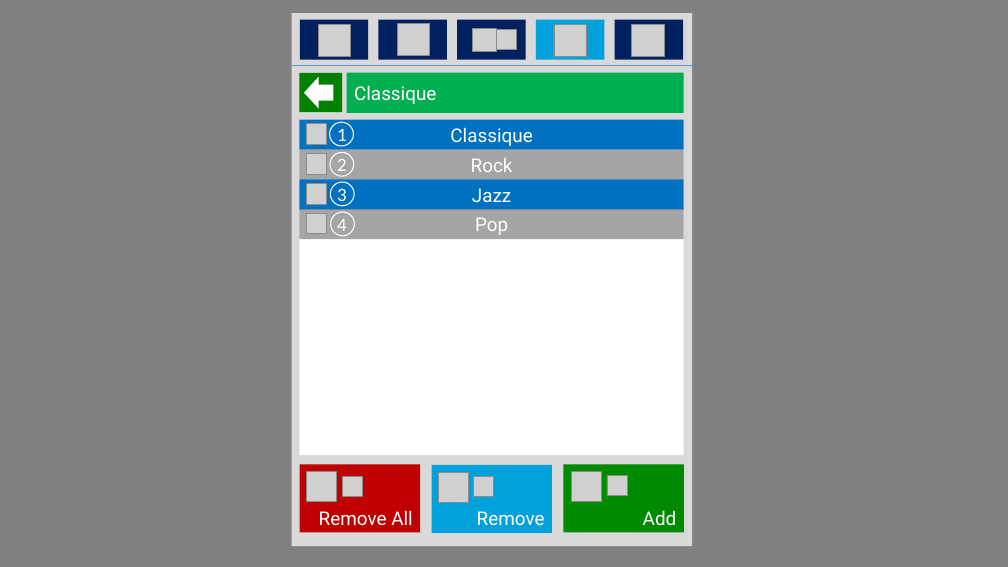
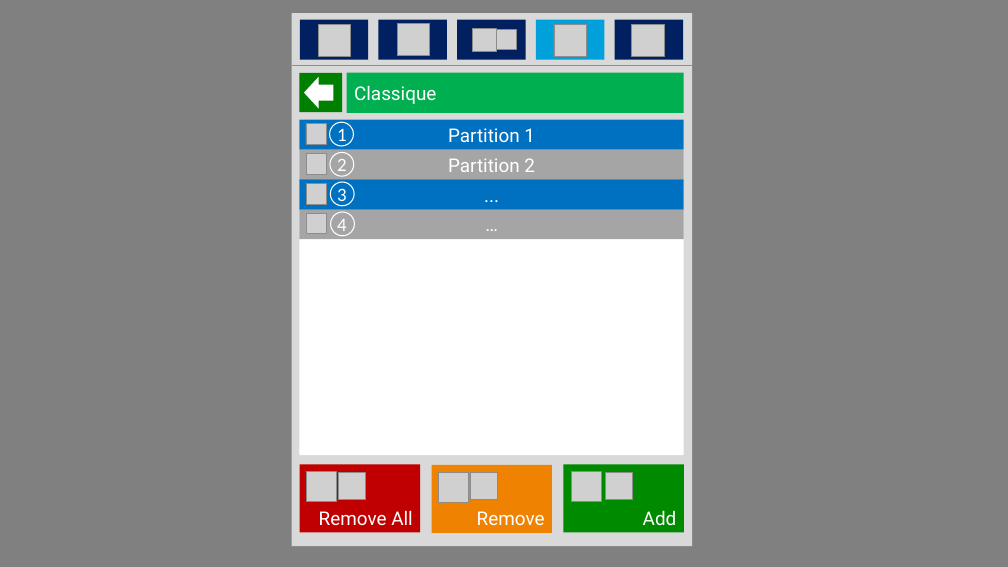
Before and after one commit to QuentinSalomon/TB, a slide deck: slide 6 of Administratif/Visuel/Visuel.pptx. Drawn at 1008x567 pixels with LibreOffice and Linux fonts; fonts in the diff are those of the drawing; grey boxes stand for pictures. Boxes give left, top, right and bottom in pixels: in the first picture for what was removed or moved away, otherwise in the second. Text is boxed around its words. In the diff, an @@ line names an element or a change of style, - is before the commit and + after.

```diff
--- a/Administratif/Visuel/Visuel.pptx
+++ b/Administratif/Visuel/Visuel.pptx
@@ text in rectangle at (448, 128, 535, 142): text changed @@
-Classique
+Partition 1
@@ text in rectangle at (448, 158, 535, 172): text changed @@
-Rock
+Partition 2
@@ text in rectangle at (472, 188, 511, 203): text changed @@
-Jazz
+...
@@ text in rectangle at (475, 218, 508, 235): text changed @@
-Pop
+…
@@ picture: place and size @@
-picture at (343, 476, 362, 496)
+picture at (339, 473, 366, 500)
@@ rectangle "Remove" at (432, 465, 552, 533): fill #00A1DA to #EF8201 @@
@@ picture: place and size @@
-picture at (473, 476, 494, 497)
+picture at (470, 473, 498, 500)
@@ picture: place and size @@
-picture at (607, 476, 628, 496)
+picture at (606, 473, 633, 500)
```
Also in this commit, not shown: 1 other slide changed, 11 other files.
